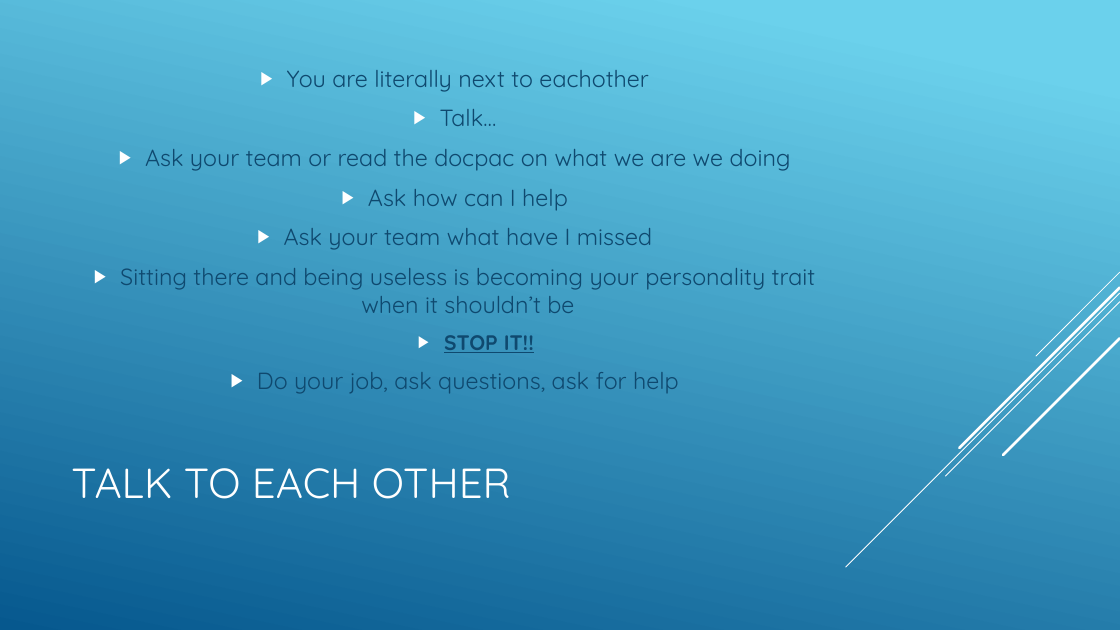
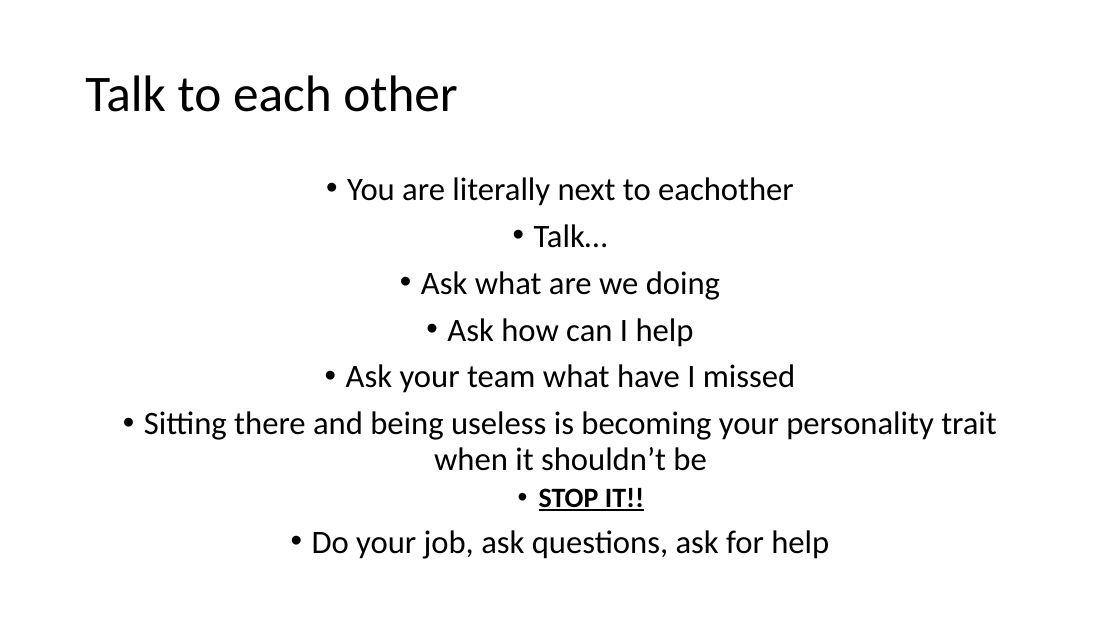
Before and after one commit to csmith1188/docpacs2122, a slide deck: slide 6 of docpac_mar18/Presentation.pptx. Drawn at 1120x630 pixels with LibreOffice and Linux fonts; fonts in the diff are those of the drawing. Boxes give left, top, right and bottom in pixels: in the first picture for what was removed or moved away, otherwise in the second. Text is boxed around its words. In the diff, an @@ line names an element or a change of style, - is before the commit and + after.

```diff
--- a/docpac_mar18/Presentation.pptx
+++ b/docpac_mar18/Presentation.pptx
@@ background gradient #6ED2EB to #06588E to #FFFFFF @@
@@ title at <box>85,75,458,112</box>: text changed; size 36 to 44 pt; font Quicksand to Calibri; text colour #FFFFFF to #000000 @@
-TALK TO EACH OTHER
+Talk to each other
@@ text "You are literally next to ...": place and size @@
-text "You are literally next to ..." at <box>120,70,816,394</box>
+text "You are literally next to ..." at <box>144,177,997,559</box>
@@ text "You are literally next to ..." at <box>144,177,997,559</box>: vertical alignment middle to top @@
@@ text at <box>144,177,997,559</box>: size 20 to 28 pt in "You are literally next to eachother", "Talk…", "Ask how can I help", "Ask your team what have I missed" and 2 more places; font Quicksand to Calibri, text colour #0F496F to #000000; size 18 to 24 pt in "STOP IT!!"; bullet ▶ to •; line spacing 1 to 0.9; less space between paragraphs @@
@@ text at <box>421,271,720,300</box>: text changed; size 20 to 28 pt; font Quicksand to Calibri; text colour #0F496F to #000000 @@
-▶ Ask your team or read the docpac on what we are we doing
+• Ask what are we doing
@@ group removed at <box>846,272,1120,567</box>: 5 lines @@
```
Also in this commit, not shown: 11 other slides changed, 1 slide added, 1 slide removed.
